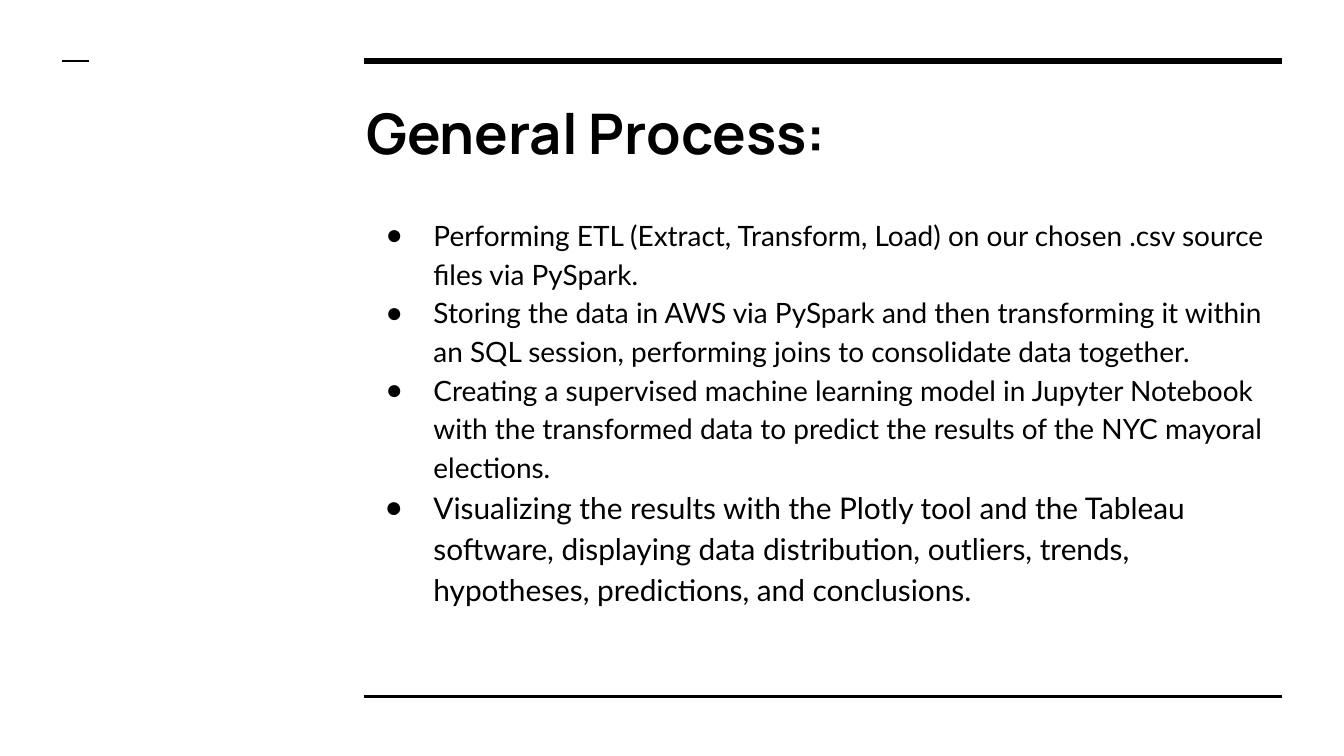
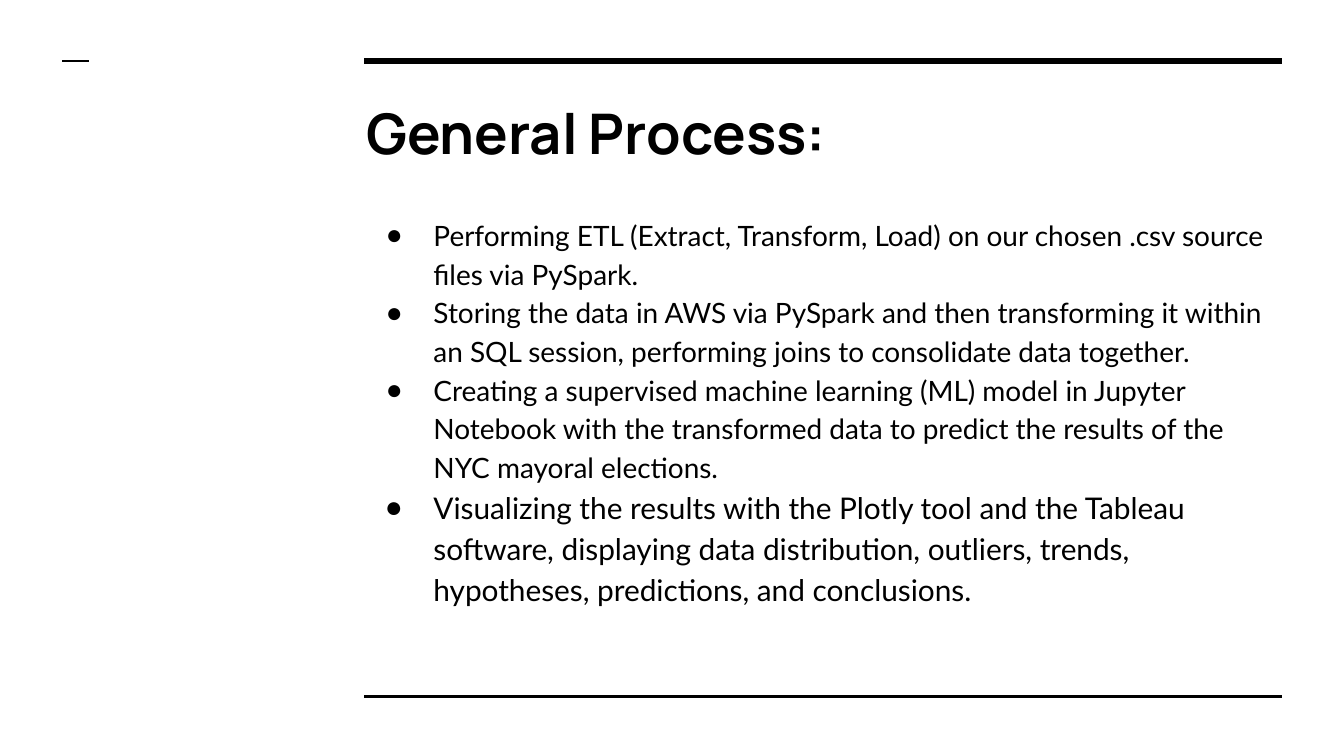
Before and after one commit to ssheggrud/Mod_20_Project, a slide deck: slide 5 of Presentation/Group5Presentation.pptx. Drawn at 1344x756 pixels with LibreOffice and Linux fonts; fonts in the diff are those of the drawing. Boxes give left, top, right and bottom in pixels: in the first picture for what was removed or moved away, otherwise in the second. Text is boxed around its words. In the diff, an @@ line names an element or a change of style, - is before the commit and + after.

```diff
--- a/Presentation/Group5Presentation.pptx
+++ b/Presentation/Group5Presentation.pptx
@@ text at [433, 379, 1223, 483]: text changed @@
-● Creating a supervised machine learning model in Jupyter Notebook with the transformed data to predict the results of the NYC mayoral elections.
+● Creating a supervised machine learning (ML) model in Jupyter Notebook with the transformed data to predict the results of the NYC mayoral elections.
```
Also in this commit, not shown: 8 other slides changed, 3 slides added.
